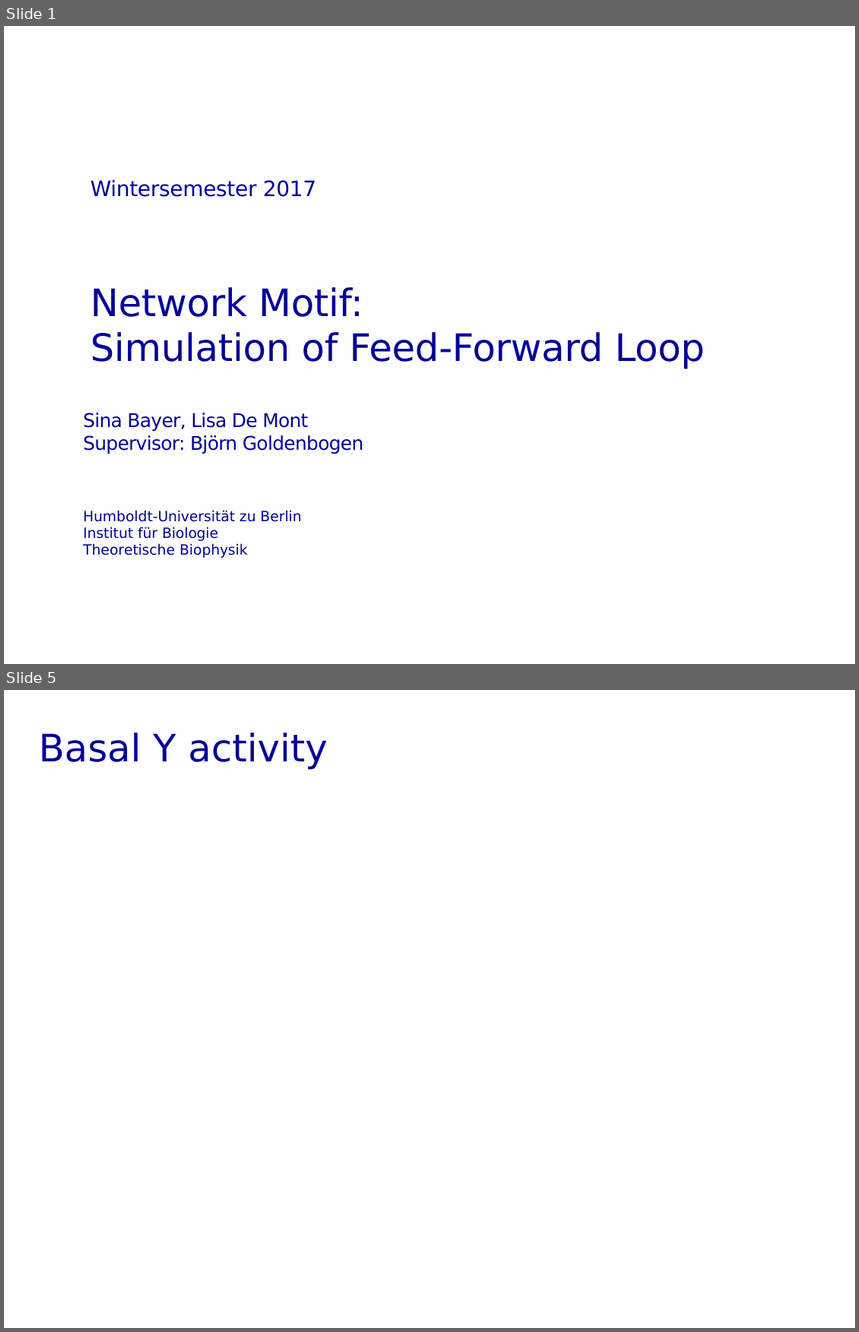
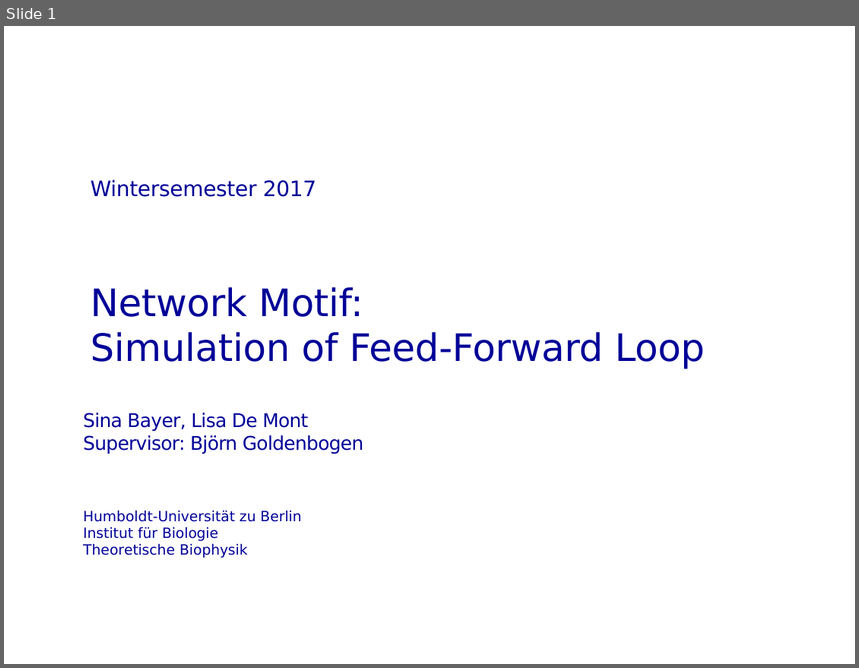
Before and after one commit to montelis/Feed-Forward-Loop, a slide deck: Feed Forward Loop Presentation.pptx. Shown one above the other, each under a label of ours: slides 1 and 5 before the commit, slide 1 after it; the slides between them are not shown. The pictures are 859x1332 and 859x668 pixels, drawn with LibreOffice and Linux fonts; fonts in the diff are those of the drawing; background and template pictures are left out. Boxes give left, top, right and bottom in pixels: in the first picture for what was removed or moved away, otherwise in the second. Text is boxed around its words. In the diff, an @@ line names an element or a change of style, - is before the commit and + after.

```diff
--- a/Feed Forward Loop Presentation.pptx
+++ b/Feed Forward Loop Presentation.pptx
@@ slide 5 removed at box(4, 690, 855, 1328), background #FFFFFF @@
@@ title removed at box(39, 733, 327, 770) @@
-Basal Y activity
```
Also in this commit, not shown: 3 slides changed, 12 slides added, 5 other slides removed.
